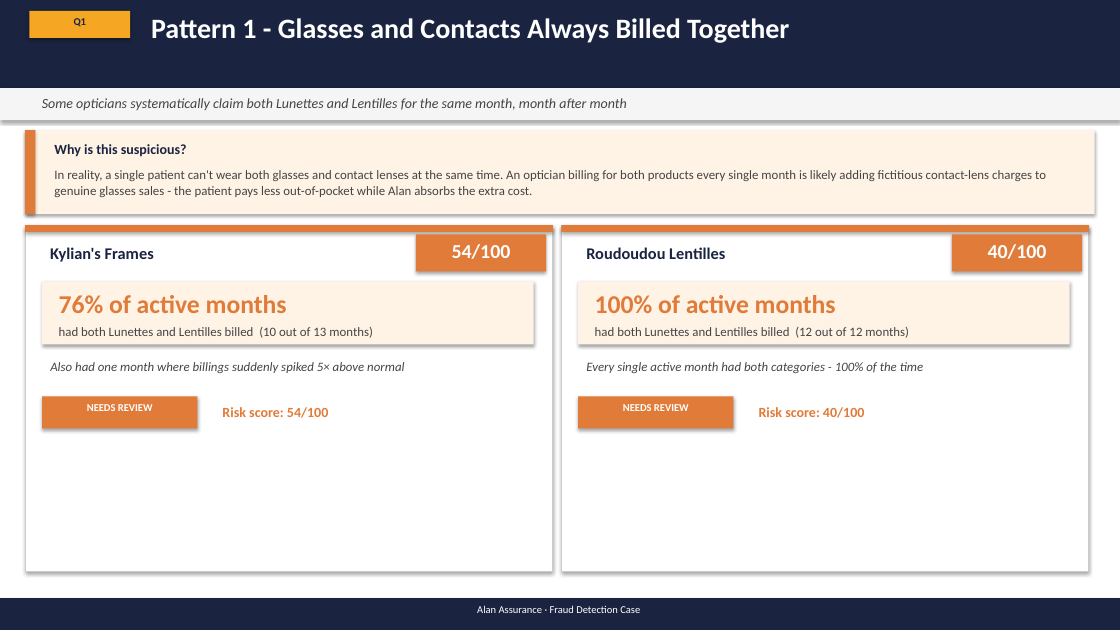
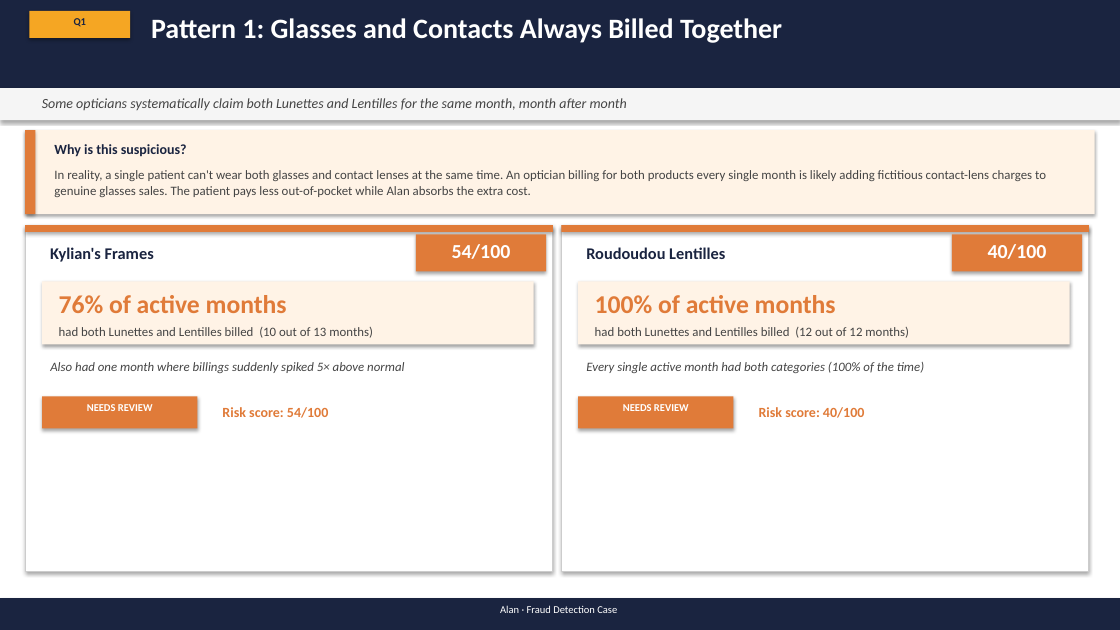
Before and after one commit to MaxwellM34/InsuranceFraudDetection, a slide deck: slide 5 of fraud_ops_presentation_updated.pptx. Drawn at 1120x630 pixels with LibreOffice and Linux fonts; fonts in the diff are those of the drawing. Boxes give left, top, right and bottom in pixels: in the first picture for what was removed or moved away, otherwise in the second. Text is boxed around its words. In the diff, an @@ line names an element or a change of style, - is before the commit and + after.

```diff
--- a/fraud_ops_presentation_updated.pptx
+++ b/fraud_ops_presentation_updated.pptx
@@ text at bbox=[151, 18, 782, 43]: text changed @@
-Pattern 1 - Glasses and Contacts Always Billed Together
+Pattern 1: Glasses and Contacts Always Billed Together
@@ text at bbox=[54, 170, 1046, 197]: text changed @@
-In reality, a single patient can't wear both glasses and contact lenses at the same time. An optician billing for both products every single month is likely adding fictitious contact-lens charges to genuine glasses sales - the patient pays less out-of-pocket while Alan absorbs the extra cost.
+In reality, a single patient can't wear both glasses and contact lenses at the same time. An optician billing for both products every single month is likely adding fictitious contact-lens charges to genuine glasses sales. The patient pays less out-of-pocket while Alan absorbs the extra cost.
@@ text at bbox=[586, 362, 924, 373]: text changed @@
-Every single active month had both categories - 100% of the time
+Every single active month had both categories (100% of the time)
@@ text at bbox=[500, 605, 617, 613]: text changed @@
-Alan Assurance · Fraud Detection Case
+Alan · Fraud Detection Case
```
Also in this commit, not shown: 12 other slides changed, 1 other file.
